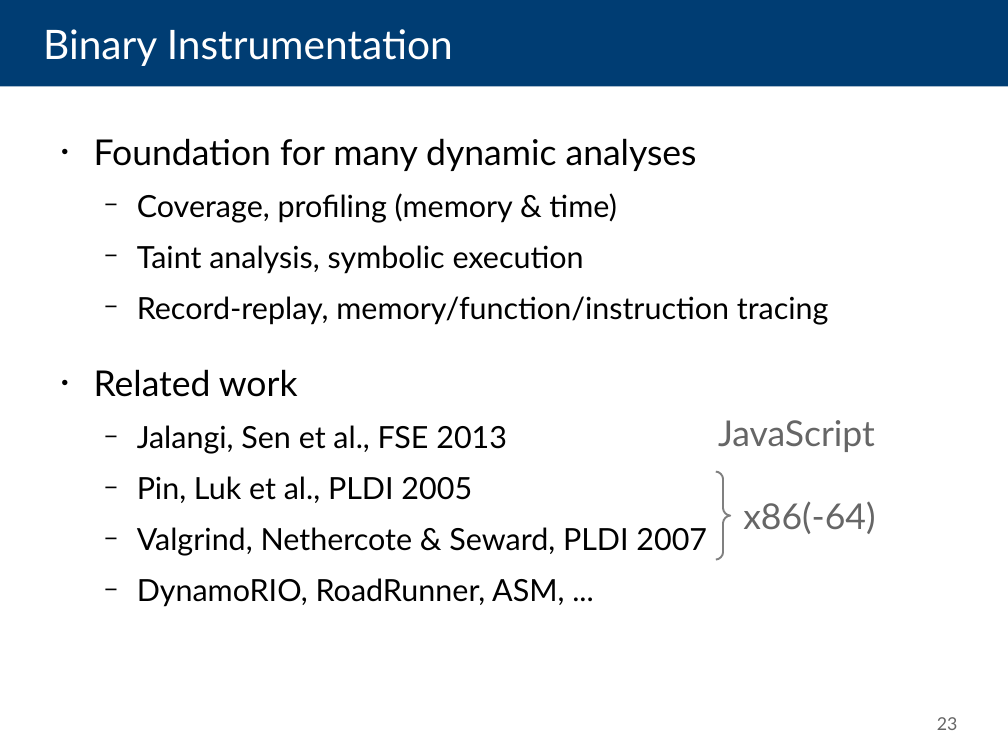
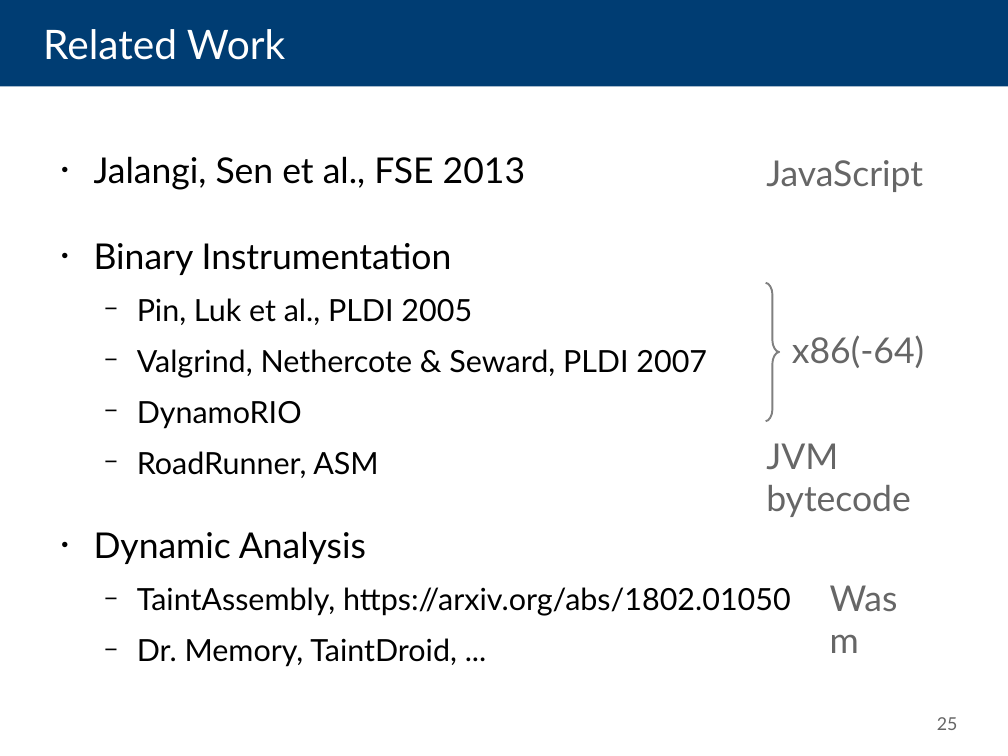
Before and after one commit to danleh/wasabi, a slide deck: slide 25 of 2018-04-11 Presentation/own-work.odp (slide 23 before the commit). Drawn at 1008x756 pixels with LibreOffice and Linux fonts; fonts in the diff are those of the drawing. Boxes give left, top, right and bottom in pixels: in the first picture for what was removed or moved away, otherwise in the second. Text is boxed around its words. In the diff, an @@ line names an element or a change of style, - is before the commit and + after.

```diff
--- a/2018-04-11 Presentation/own-work.odp
+++ b/2018-04-11 Presentation/own-work.odp
@@ title at [43,29,285,60]: text changed @@
-Binary Instrumentation
+Related Work
@@ text "Jalangi, Sen et al., FSE ...": place and size @@
-text "Jalangi, Sen et al., FSE ..." at [94,138,829,607]
+text "Jalangi, Sen et al., FSE ..." at [94,156,791,667]
@@ text at [94,138,829,397]: paragraphs removed @@
-● Foundation for many dynamic analyses
-  − Coverage, profiling (memory & time)
-  − Taint analysis, symbolic execution
-  − Record-replay, memory/function/instruction tracing
-● Related work
@@ text "JavaScript": place and size @@
-text "JavaScript" at [718,420,875,452]
+text "JavaScript" at [766,160,923,192]
@@ text at [94,156,525,190]: size 24 to 28 pt in "Jalangi, Sen et al., FSE 2013"; bullet − to ●; list level 2 to 1 in "Jalangi, Sen et al., FSE ..." @@
@@ text at [94,243,452,275]: paragraph added @@
+● Binary Instrumentation
@@ freeform shape added at [766,283,779,421], outline #808080 1.5 pt @@
@@ text "x86(-64)": place and size @@
-text "x86(-64)" at [743,501,875,534]
+text "x86(-64)" at [792,335,924,368]
@@ text at [94,401,791,667]: text changed @@
-  − DynamoRIO, RoadRunner, ASM, ...
+  − DynamoRIO
+  − RoadRunner, ASM
+● Dynamic Analysis
+  − TaintAssembly, https://arxiv.org/abs/1802.01050
+  − Dr. Memory, TaintDroid, ...
@@ text added at [766,443,911,517], 28 pt, text #666666 @@
+JVM bytecode
@@ freeform shape removed at [716,472,731,560] @@
@@ text added at [821,572,933,678], 28 pt, text #666666 @@
+Wasm
@@ page number at [937,717,958,730]: text changed @@
-23
+25
```
Also in this commit, not shown: 6 other slides changed, 9 slides added, 5 slides removed.
